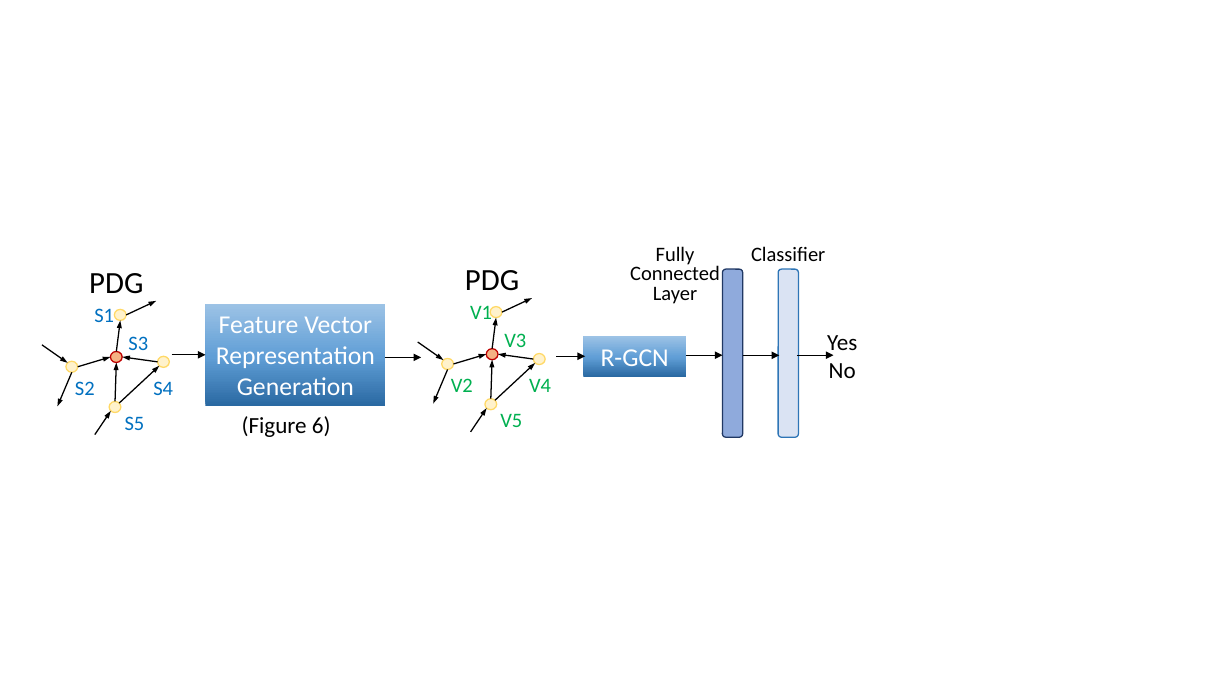
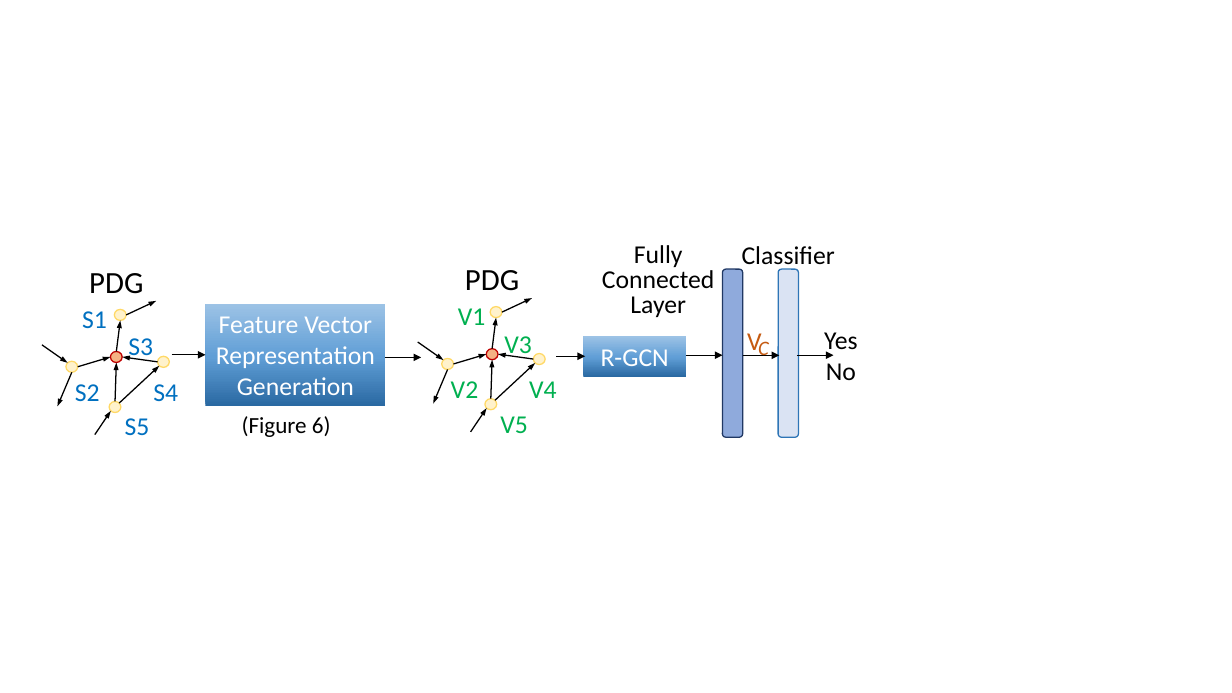
Before and after one commit to tien-n-nguyen/exception, a slide deck: slide 3 of figures.pptx. Drawn at 1232x693 pixels with LibreOffice and Linux fonts; fonts in the diff are those of the drawing. Boxes give left, top, right and bottom in pixels: in the first picture for what was removed or moved away, otherwise in the second. Text is boxed around its words. In the diff, an @@ line names an element or a change of style, - is before the commit and + after.

```diff
--- a/figures.pptx
+++ b/figures.pptx
@@ text "Fully Connected Layer": place and size @@
-text "Fully Connected Layer" at [630, 246, 720, 304]
+text "Fully Connected Layer" at [602, 245, 715, 317]
@@ size 16 to 20 pt in 12 elements at [742, 246, 835, 271], [504, 336, 532, 359], [153, 384, 178, 401], [128, 338, 153, 362], [500, 416, 528, 433], [529, 381, 557, 398], [451, 381, 479, 398], [602, 245, 715, 317], [125, 418, 150, 435], [75, 384, 100, 401], [458, 308, 486, 325], [82, 311, 107, 328] @@
@@ text "S1": place and size @@
-text "S1" at [94, 308, 114, 322]
+text "S1" at [82, 311, 107, 328]
@@ text "V1": place and size @@
-text "V1" at [470, 305, 492, 319]
+text "V1" at [458, 308, 486, 325]
@@ text "Yes" at [824, 332, 857, 380]: size 18 to 20 pt @@
@@ text added at [747, 333, 762, 356], 20 pt, text #C55A11 @@
+V
@@ text added at [758, 338, 769, 356], 16 pt, text #C55A11, italic @@
+C
```
Also in this commit, not shown: 1 other slide changed, 1 slide added, 5 other files.
